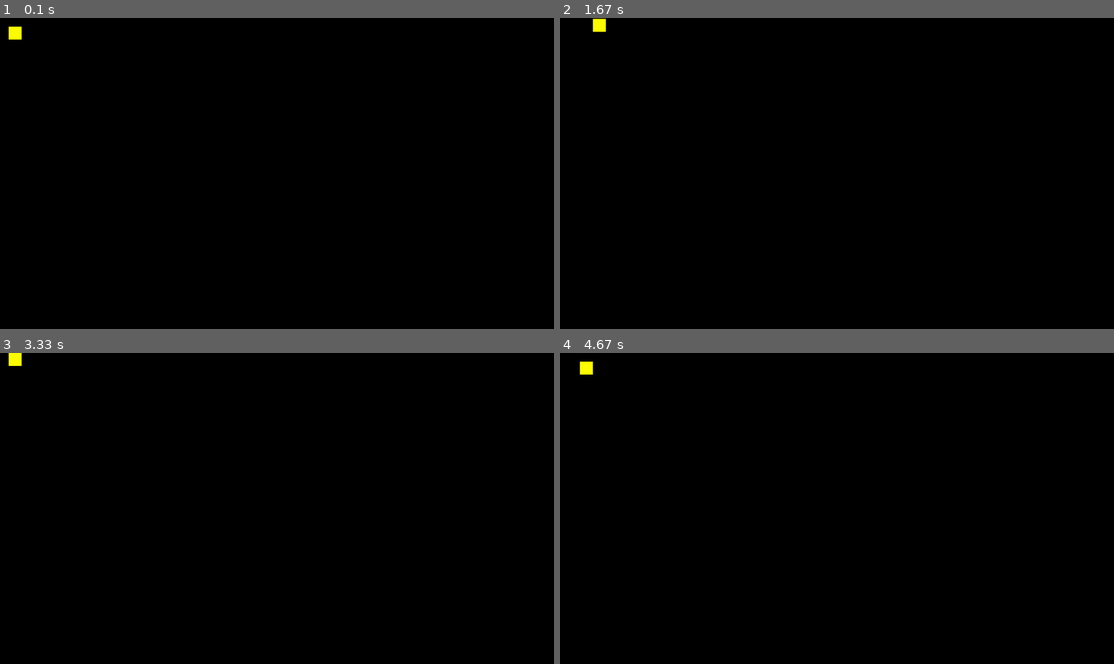
Above: before the commit, frames 1-4 (two rows, left to right).
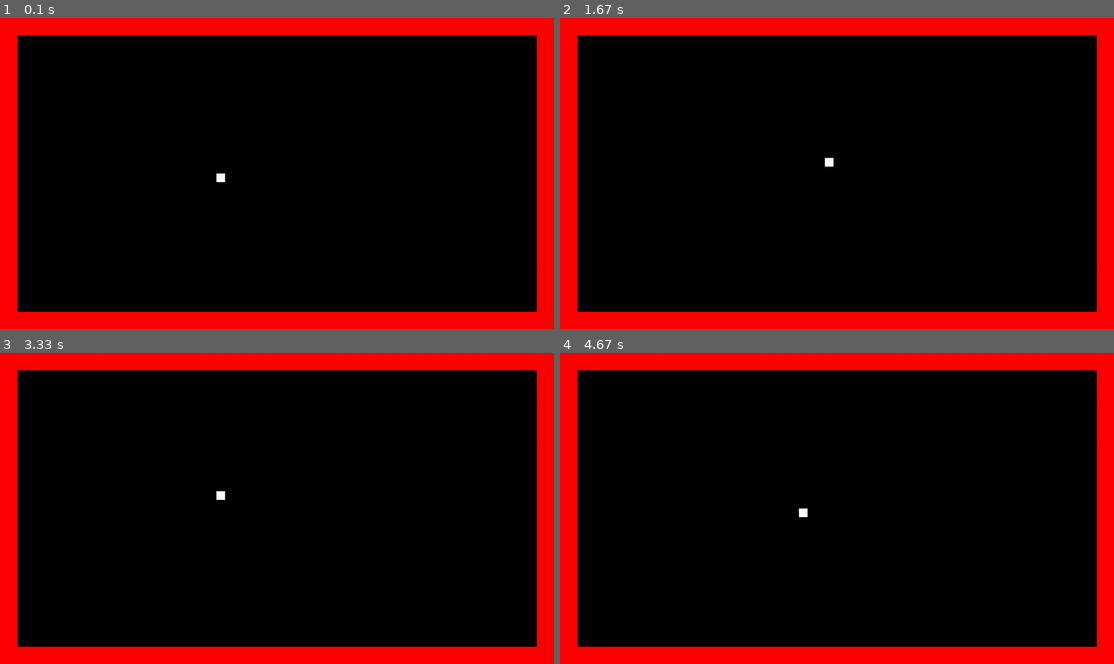
Above: after the commit, the same moments.

Repository: virayjj/virayjj-classwork
Game: pygame game, started from pygame/mini-project/mygame(unfinished).py
Same seed, same stepped clock (60 frames per second), same inputs: the game is played once before the commit and once after it.
Inputs:
- Up to frame 1 (0.1 s): no input
- Up to frame 2 (1.67 s): hold Right 0.33-0.8 s; hold Up 0.83-1.13 s; hold Right 1.17-1.63 s
- Up to frame 3 (3.33 s): hold Left 1.67-2.2 s; hold Down 2.23-2.53 s; hold Left 2.57-2.97 s; hold Up from 3 s (still down)
- Up to frame 4 (4.67 s): release Up at 3.37 s; hold Right 3.4-4.03 s; hold Down 4.07-4.43 s; hold Left from 4.47 s (still down)

The runs differ from the first frame. In frame 1, 17% of the frame differs, in the area x 0-100%, y 0-100%; in frame 2, 17%; in frame 3, 17%; in frame 4, 17%.

Commit message:
Update mygame(unfinished).py

Diff:
--- a/pygame/mini-project/mygame(unfinished).py
+++ b/pygame/mini-project/mygame(unfinished).py
@@ -1,4 +1,25 @@
 import pygame
+
+map = [
+    [1,1,1,1,1,1,1,1,1,1,1,1,1,1,1,1,1,1,1,1,1,1,1,1,1,1,1,1,1,1,1,1],
+    [1,0,0,0,0,0,0,0,0,0,0,0,0,0,0,0,0,0,0,0,0,0,0,0,0,0,0,0,0,0,0,1],
+    [1,0,0,0,0,0,0,0,0,0,0,0,0,0,0,0,0,0,0,0,0,0,0,0,0,0,0,0,0,0,0,1],
+    [1,0,0,0,0,0,0,0,0,0,0,0,0,0,0,0,0,0,0,0,0,0,0,0,0,0,0,0,0,0,0,1],
+    [1,0,0,0,0,0,0,0,0,0,0,0,0,0,0,0,0,0,0,0,0,0,0,0,0,0,0,0,0,0,0,1],
+    [1,0,0,0,0,0,0,0,0,0,0,0,0,0,0,0,0,0,0,0,0,0,0,0,0,0,0,0,0,0,0,1],
+    [1,0,0,0,0,0,0,0,0,0,0,0,0,0,0,0,0,0,0,0,0,0,0,0,0,0,0,0,0,0,0,1],
+    [1,0,0,0,0,0,0,0,0,0,0,0,0,0,0,0,0,0,0,0,0,0,0,0,0,0,0,0,0,0,0,1],
+    [1,0,0,0,0,0,0,0,0,0,0,0,0,0,0,0,0,0,0,0,0,0,0,0,0,0,0,0,0,0,0,1],
+    [1,0,0,0,0,0,0,0,0,0,0,0,0,0,0,0,0,0,0,0,0,0,0,0,0,0,0,0,0,0,0,1],
+    [1,0,0,0,0,0,0,0,0,0,0,0,0,0,0,0,0,0,0,0,0,0,0,0,0,0,0,0,0,0,0,1],
+    [1,0,0,0,0,0,0,0,0,0,0,0,0,0,0,0,0,0,0,0,0,0,0,0,0,0,0,0,0,0,0,1],
+    [1,0,0,0,0,0,0,0,0,0,0,0,0,0,0,0,0,0,0,0,0,0,0,0,0,0,0,0,0,0,0,1],
+    [1,0,0,0,0,0,0,0,0,0,0,0,0,0,0,0,0,0,0,0,0,0,0,0,0,0,0,0,0,0,0,1],
+    [1,0,0,0,0,0,0,0,0,0,0,0,0,0,0,0,0,0,0,0,0,0,0,0,0,0,0,0,0,0,0,1],
+    [1,0,0,0,0,0,0,0,0,0,0,0,0,0,0,0,0,0,0,0,0,0,0,0,0,0,0,0,0,0,0,1],
+    [1,0,0,0,0,0,0,0,0,0,0,0,0,0,0,0,0,0,0,0,0,0,0,0,0,0,0,0,0,0,0,1],
+    [1,1,1,1,1,1,1,1,1,1,1,1,1,1,1,1,1,1,1,1,1,1,1,1,1,1,1,1,1,1,1,1],
+    ]
 
 # Define some colors
 BLACK = (0, 0, 0)
@@ -18,21 +39,63 @@
 class Player(pygame.sprite.Sprite):
     def __init__(self):
         super().__init__()
-        self.image = pygame.Surface([30,30])
-        self.image.fill(YELLOW)
+        self.image = pygame.Surface([20,20])
+        self.image.fill(WHITE)
         # Set position
         self.rect = self.image.get_rect()
-        self.rect.x = 20
-        self.rect.y = 20
+        self.rect.x = 500
+        self.rect.y = 360
         self.lives = 3
 
     def player_speed(self, x_val, y_val):
         self.rect.x += x_val
         self.rect.y += y_val
 
+    def shoot(self):
+        bullet = Bullet(self.rect.x + 5, self.rect.y - 5)
+        bullet_group.add(bullet)
+        all_sprites_list.add(bullet)
+
+class Wall(pygame.sprite.Sprite):
+    def __init__(self, color, width, height, x_ref, y_ref):
+        super().__init__()
+        self.image = pygame.Surface([width, height])
+        self.image.fill(color)
+        self.rect = self.image.get_rect()
+        self.rect.x = x_ref
+        self.rect.y = y_ref
+
+class Bullet(pygame.sprite.Sprite):
+    def __init__(self, x_pos, y_pos):
+        super().__init__()
+        self.image = pygamge.Surface([10,10])
+        self.image.fill(GREEN)
+        self.rect = self.image.get_rect()
+        self.rect.x = x_pos
+        self.rect.y = y_pos
+        self.speed = 5
+
+
 all_sprites_list = pygame.sprite.Group()
+
 player = Player()
 all_sprites_list.add(player)
+
+wall_list = pygame.sprite.Group()
+
+bullet_group = pygame.sprite.Group()
+
+x = 0
+y = 0
+for row in map:
+    for col in row:
+        if col == 1:
+            my_wall = Wall(RED, 40, 40, x, y)
+            all_sprites_list.add(my_wall)
+            wall_list.add(my_wall)
+        x = x + 40
+    x = 0
+    y = y + 40
 
 # Loop until the user clicks the close button.
 done = False
@@ -50,24 +113,21 @@
     keys = pygame.key.get_pressed()
     if keys[pygame.K_LEFT]:
         player.player_speed(-1,0)
-        """
-        if keys[pygame.K_DOWN]:
-            player.player_speed(-1,1)
-        elif keys[pygame.K_UP]:
-            player.player_speed(-1,-1)
-        """
     elif keys[pygame.K_RIGHT]:
         player.player_speed(1,0)
-        """
-        if keys[pygame.K_DOWN]:
-            player.player_speed(1,1)
-        elif keys[pygame.K_UP]:
-            player.player_speed(1,-1)
-        """
     elif keys[pygame.K_UP]:
         player.player_speed(0,-1)
     elif keys[pygame.K_DOWN]:
         player.player_speed(0,1)
+
+    player_hit = pygame.sprite.spritecollide(player, wall_list, False)
+    for foo in player_hit:
+        player.player_speed(0,0)
+        player.rect.x = player_old_x
+        player.rect.y = player_old_y
+
+    player_old_x = player.rect.x
+    player_old_y = player.rect.y
 
     # --- Game logic should go here
     all_sprites_list.update()
@@ -80,7 +140,7 @@
     pygame.display.flip()
 
     # --- Limit to 60 frames per second
-    clock.tick(60)
+    clock.tick(300)
 
 # Close the window and quit.
 pygame.quit()
